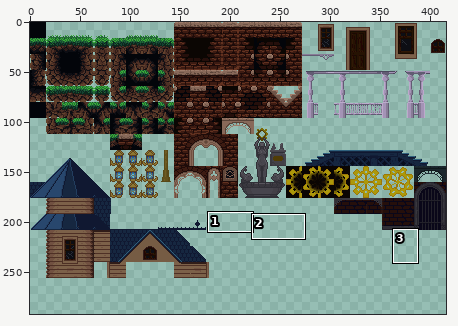
File history of a sprite sheet, Assets/Sprites/TileSets/City/CityTiles.png. Above, an overview of the earlier version with the close-up marked.
Close-up. First the earlier version:
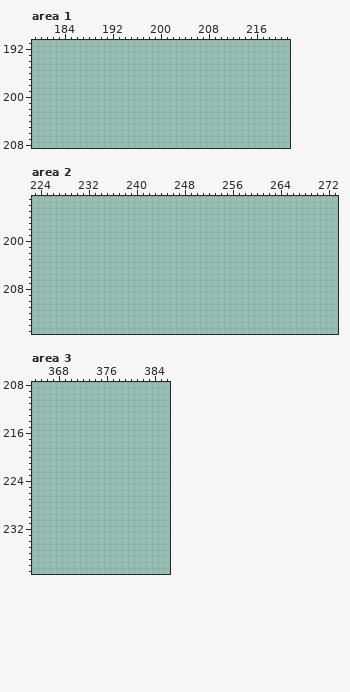
The file is 416x320 pixels. Colours within 5 levels of each other are drawn and written as one. Shown: area 1: x 179..221, y 191..208; area 2: x 223..273, y 193..215; area 3: x 364..386, y 208..239. The wide view leaves out empty margins. The commit also changed other parts of the picture, which this record leaves out.
After the commit:
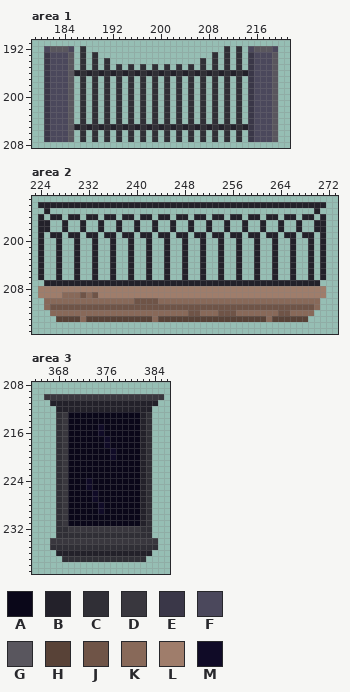
Palette (. is transparent): A #0a0719  B #23212a  C #302f36  D #39373e  E #3a3748  F #4b485c  G #59565e  H #584237  J #6f5447  K #886959  L #9f7d6b  M #100b27
Difference:
Changed rows in their new state; - is an unchanged pixel.
Area 1:
first column x 181:
192 FGGGF-C-----------------------C-C-FGGGF
193 EFFFG-C-C-------------------C-C-C-EFFFG
194 EFFFG-C-C-C---------------C-C-C-C-EFFFG
195 EFFFG-C-C-C-C-C-C-C-C-C-C-C-C-C-C-EFFFG
196 EFFFGBCBCBCBCBCBCBCBCBCBCBCBCBCBCBEFFFG
197 EFFFG-C-C-C-C-C-C-C-C-C-C-C-C-C-C-EFFFG
198 EFFFG-C-C-C-C-C-C-C-C-C-C-C-C-C-C-EFFFG
199 EFFFG-C-C-C-C-C-C-C-C-C-C-C-C-C-C-EFFFG
200 EFFFG-C-C-C-C-C-C-C-C-C-C-C-C-C-C-EFFFG
201 EFFFG-C-C-C-C-C-C-C-C-C-C-C-C-C-C-EFFFG
202 EFFFG-C-C-C-C-C-C-C-C-C-C-C-C-C-C-EFFFG
203 EFFFG-C-C-C-C-C-C-C-C-C-C-C-C-C-C-EFFFG
204 EFFFG-C-C-C-C-C-C-C-C-C-C-C-C-C-C-EFFFG
205 EFFFGBCBCBCBCBCBCBCBCBCBCBCBCBCBCBEFFFG
206 EFFFG-C-C-C-C-C-C-C-C-C-C-C-C-C-C-EFFFG
207 EFFFG-C-C-C-C-C-C-C-C-C-C-C-C-C-C-EFFFG
Area 2:
first column x 224:
194 BBBBBBBBBBBBBBBBBBBBBBBBBBBBBBBBBBBBBBBBBBBBBBBB
195 -B--------------------------------------------B-
196 B-BB-BB-BB-BB-BB-BB-BB-BB-BB-BB-BB-BB-BB-BB-BB-B
197 BB--B--B--B--B--B--B--B--B--B--B--B--B--B--B--BB
198 BB--B--B--B--B--B--B--B--B--B--B--B--B--B--B--BB
199 B-BB-BB-BB-BB-BB-BB-BB-BB-BB-BB-BB-BB-BB-BB-BB-B
200 B--B--B--B--B--B--B--B--B--B--B--B--B--B--B--B-B
201 B--B--B--B--B--B--B--B--B--B--B--B--B--B--B--B-B
202 B--B--B--B--B--B--B--B--B--B--B--B--B--B--B--B-B
203 B--B--B--B--B--B--B--B--B--B--B--B--B--B--B--B-B
204 B--B--B--B--B--B--B--B--B--B--B--B--B--B--B--B-B
205 B--B--B--B--B--B--B--B--B--B--B--B--B--B--B--B-B
206 B--B--B--B--B--B--B--B--B--B--B--B--B--B--B--B-B
207 -BBBBBBBBBBBBBBBBBBBBBBBBBBBBBBBBBBBBBBBBBBBBBB-
208 LLLLLLLLLLLLLLLLLLLLLLLLLLLLLLLLLLLLLLLLLLLLLLLL
209 LLLLKKKJKJLLLLLLLLLLLLLLLLLLLLLLLLLLLLLLLLLLLLLL
210 -KKKKKKKKKKKKKKKJJJJKKKKKKKKKKKKKKKKKKKKKKKKKKK-
211 -KJJJJJJJJJJJJJJJJJJJJJJJJJJJJJJJJJJJJJJJJJJJJK-
212 --KKKKKKKKKKKKKKKKKKKKKKKJJKKKJJJKKKKKKKJJKKKK--
213 ---HHHHKHHHHHHHHHHHKHHHHHHHHHHHHHHHHHHKHHHHHH---
Area 3:
first column x 366:
210 DDDDDDDDDDDDDDDDDDDD
211 -BBBBBBBBBBBBBBBBBB-
212 --BBBBBBBBBBBBBBBB--
213 --CDAAAAAAAAAAAABC--
214 --CDAAAAAAAAAAAABC--
215 --CDAAAAAMAAAAAABC--
216 --CDAAAAAMAAAAAABC--
217 --CDAAAAAAMAAAAABC--
218 --CDAAAAAAMAAAAABC--
219 --CDAAAAAAAMAAAABC--
220 --CDAAAAAAAMAAAABC--
221 --CDAAAAAAAAAAAABC--
222 --CDAAAAAAAAAAAABC--
223 --CDAAAAAAAAAAAABC--
224 --CDAAAMAAAAAAAABC--
225 --CDAAAMAAAAAAAABC--
226 --CDAAAAMAAAAAAABC--
227 --CDAAAAMAAAAAAABC--
228 --CDAAAAAMAAAAAABC--
229 --CDAAAAAMAAAAAABC--
230 --CDAAAAAAAAAAAABC--
231 --CDAAAAAAAAAAAABC--
232 --CCDDDDDDDDDDDDCC--
233 --CCCCCCCCCCCCCCCC--
234 -DDDDDDDDDDDDDDDDDD-
235 -CCCCCCCCCCCCCCCCCC-
236 --BBBBBBBBBBBBBBBB--
237 ---CCCCCCCCCCCCCC---
